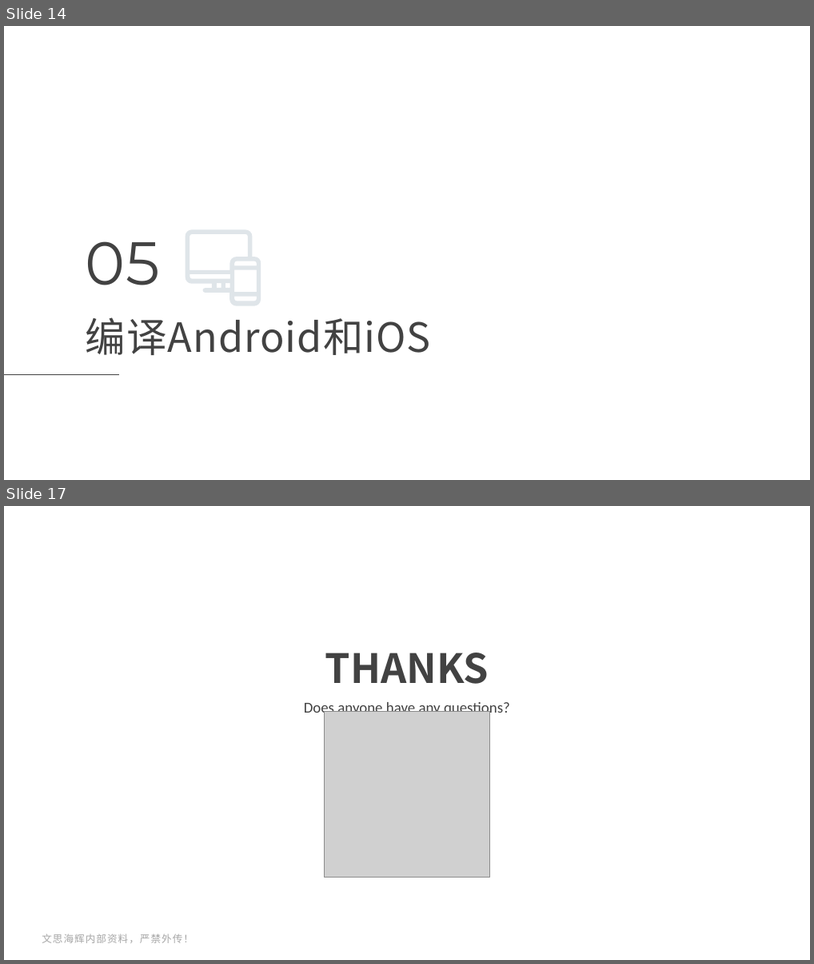
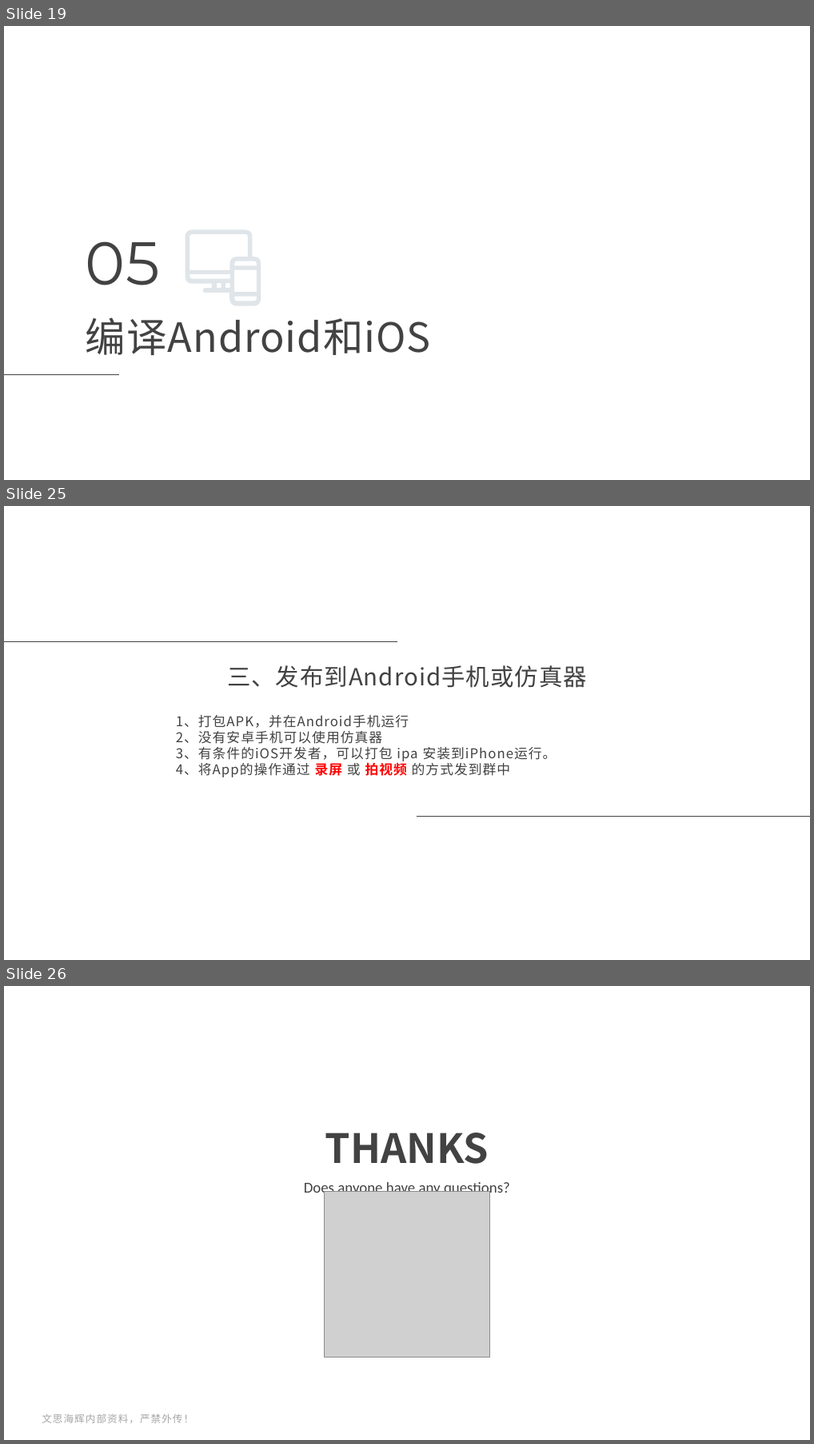
Before and after one commit to maosong-pactera/training-flutter, a slide deck: 移动端Flutter_第1课_如何开始工作？.pptx. Shown one above the other, each under a label of ours: slides 14 and 17 before the commit, slides 19, 25 and 26 after it; the slides between them are not shown. The pictures are 814x964 and 814x1444 pixels, drawn with LibreOffice and Linux fonts; fonts in the diff are those of the drawing; grey boxes stand for pictures; background and template pictures are left out. Boxes give left, top, right and bottom in pixels: in the first picture for what was removed or moved away, otherwise in the second. Text is boxed around its words. In the diff, an @@ line names an element or a change of style, - is before the commit and + after.

```diff
--- a/移动端Flutter_第1课_如何开始工作？.pptx
+++ b/移动端Flutter_第1课_如何开始工作？.pptx
@@ slide 25 added at (4,506,810,960), background picture (left out) @@
@@ line added from (4, 642) to (398, 642), #424242 0.75 pt @@
@@ title added at (227,665,587,688), 28 pt, text #424242 @@
+三、发布到Android手机或仿真器
@@ subtitle added at (176,715,557,777), 16 pt, text #424242 @@
+1、打包APK，并在Android手机运行
+2、没有安卓手机可以使用仿真器
+3、有条件的iOS开发者，可以打包 ipa 安装到iPhone运行。
+4、将App的操作通过 录屏 或 拍视频 的方式发到群中
@@ line added from (417, 816) to (810, 816), #424242 0.75 pt @@
@@ what was slide 14 is now slide 19 @@
@@ what was slide 17 is now slide 26 @@
```
Also in this commit, not shown: 7 slides changed, 10 other slides added, 2 slides removed.
